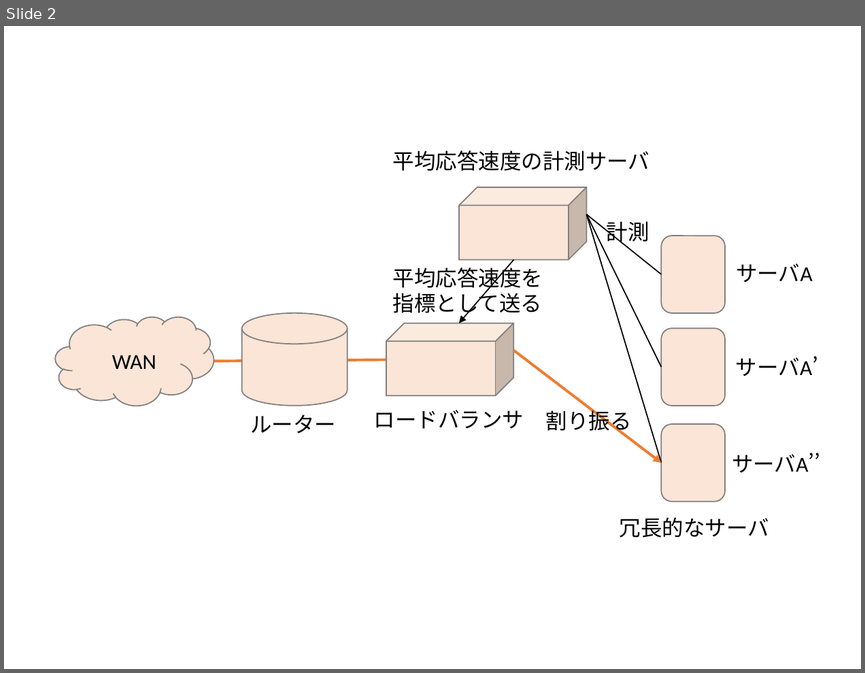
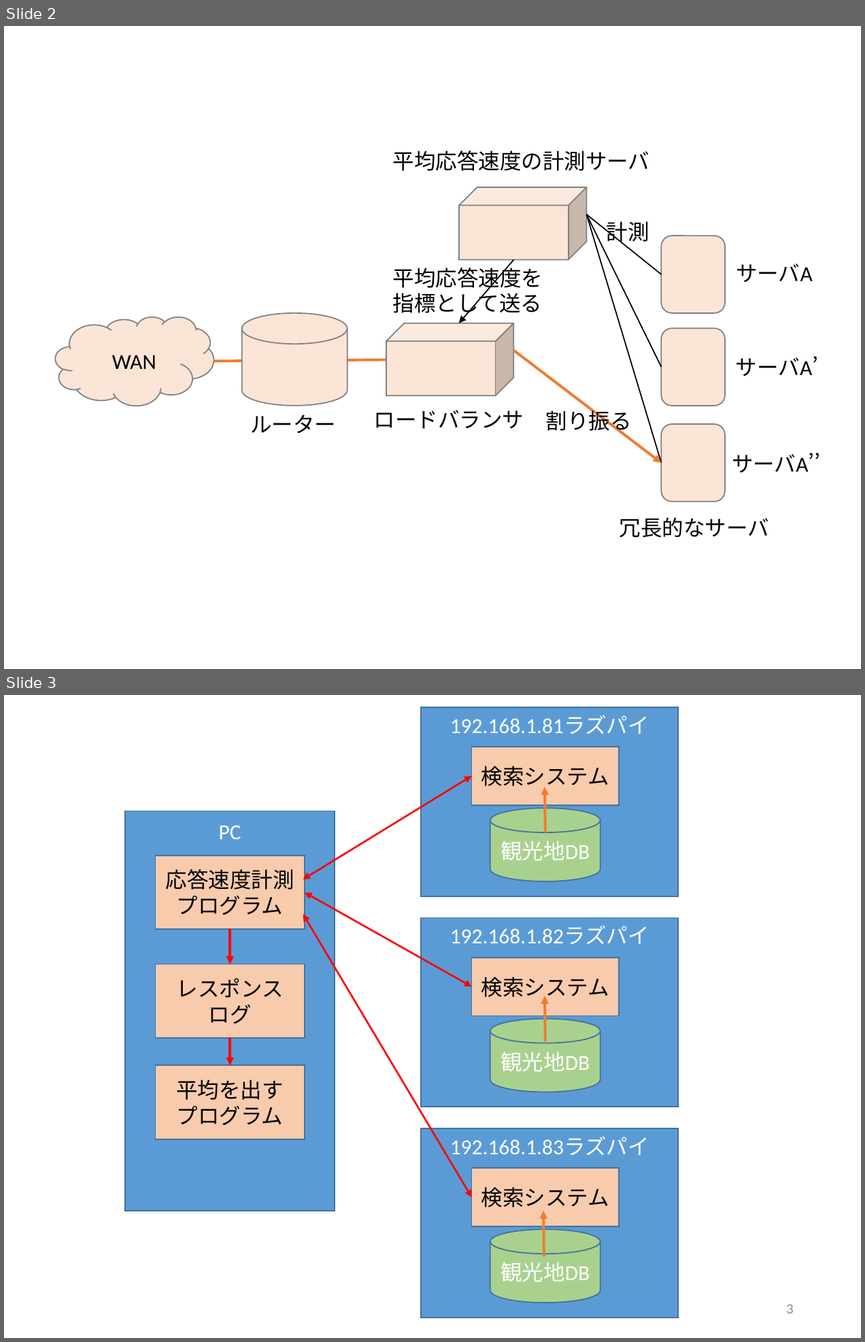
Before and after one commit to kait-takanolab/1821086_matsuo_thesis, a slide deck: 1821086_matsuo_Chart.pptx. Shown one above the other, each under a label of ours: slide 2 before the commit, slides 2 and 3 after it. The pictures are 865x673 and 865x1342 pixels, drawn with LibreOffice and Linux fonts; fonts in the diff are those of the drawing. Boxes give left, top, right and bottom in pixels: in the first picture for what was removed or moved away, otherwise in the second. Text is boxed around its words. In the diff, an @@ line names an element or a change of style, - is before the commit and + after.

```diff
--- a/1821086_matsuo_Chart.pptx
+++ b/1821086_matsuo_Chart.pptx
@@ slide 3 added at [4, 695, 861, 1338], background #FFFFFF @@
@@ rectangle added at [422, 707, 679, 896], fill #5B9BD5, outline #43739E 1 pt, 18 pt, text #FFFFFF @@
+192.168.1.81ラズパイ
@@ rectangle added at [472, 747, 619, 804], fill #F8CBAD, outline #43739E 1 pt, 18 pt, text #000000 @@
+検索システム
@@ double arrow added from (303, 879) to (472, 775), #FF0000 1.5 pt @@
@@ arrow added from (545, 832) to (545, 787), #ED7D31 2.25 pt @@
@@ rectangle added at [126, 811, 334, 1211], fill #5B9BD5, outline #43739E 1 pt, 18 pt, text #FFFFFF @@
+PC
@@ cylinder added at [490, 808, 600, 882], fill #A9D18E, outline #43739E 1 pt, 18 pt, text #FFFFFF @@
+観光地DB
@@ rectangle added at [156, 855, 305, 929], fill #F8CBAD, outline #43739E 1 pt, 18 pt, text #000000 @@
+応答速度計測
+プログラム
@@ double arrow added from (305, 892) to (472, 986), #FF0000 1.5 pt @@
@@ double arrow added from (303, 915) to (472, 1197), #FF0000 1.5 pt @@
@@ rectangle added at [422, 918, 679, 1106], fill #5B9BD5, outline #43739E 1 pt, 18 pt, text #FFFFFF @@
+192.168.1.82ラズパイ
@@ arrow added from (230, 929) to (230, 964), #FF0000 2.25 pt @@
@@ rectangle added at [472, 957, 619, 1015], fill #F8CBAD, outline #43739E 1 pt, 18 pt, text #000000 @@
+検索システム
@@ rectangle added at [156, 964, 305, 1038], fill #F8CBAD, outline #43739E 1 pt, 18 pt, text #000000 @@
+レスポンス
+ログ
@@ arrow added from (545, 1041) to (545, 996), #ED7D31 2.25 pt @@
@@ cylinder added at [490, 1019, 600, 1093], fill #A9D18E, outline #43739E 1 pt, 18 pt, text #FFFFFF @@
+観光地DB
@@ arrow added from (230, 1038) to (230, 1065), #FF0000 2.25 pt @@
@@ rectangle added at [156, 1065, 305, 1139], fill #F8CBAD, outline #43739E 1 pt, 18 pt, text #000000 @@
+平均を出す
+プログラム
@@ rectangle added at [422, 1129, 679, 1317], fill #5B9BD5, outline #43739E 1 pt, 18 pt, text #FFFFFF @@
+192.168.1.83ラズパイ
@@ rectangle added at [472, 1168, 619, 1226], fill #F8CBAD, outline #43739E 1 pt, 18 pt, text #000000 @@
+検索システム
@@ arrow added from (544, 1256) to (543, 1210), #ED7D31 2.25 pt @@
@@ cylinder added at [490, 1229, 600, 1302], fill #A9D18E, outline #43739E 1 pt, 18 pt, text #FFFFFF @@
+観光地DB
@@ page number added at [786, 1304, 793, 1313], 12 pt, text #8C8C8C @@
+3
```
Also in this commit, not shown: 1 slide changed, 1 other file.
